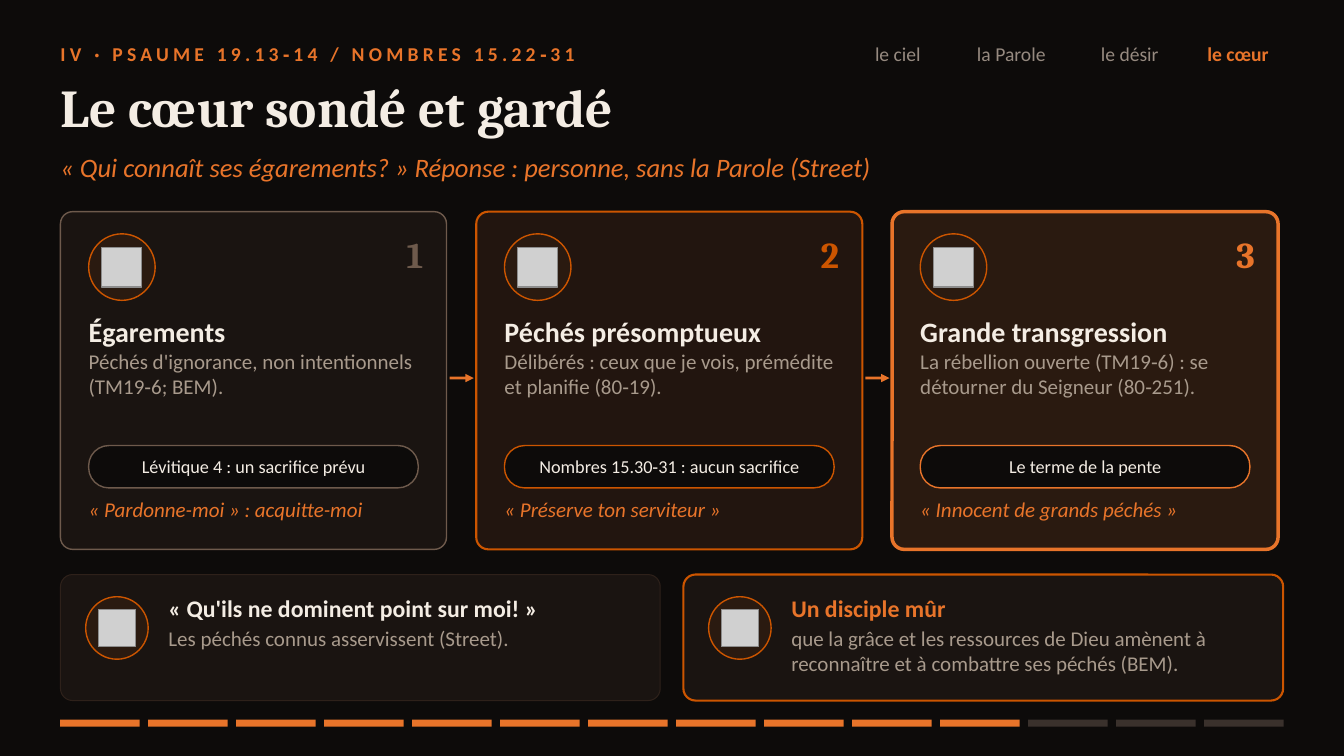
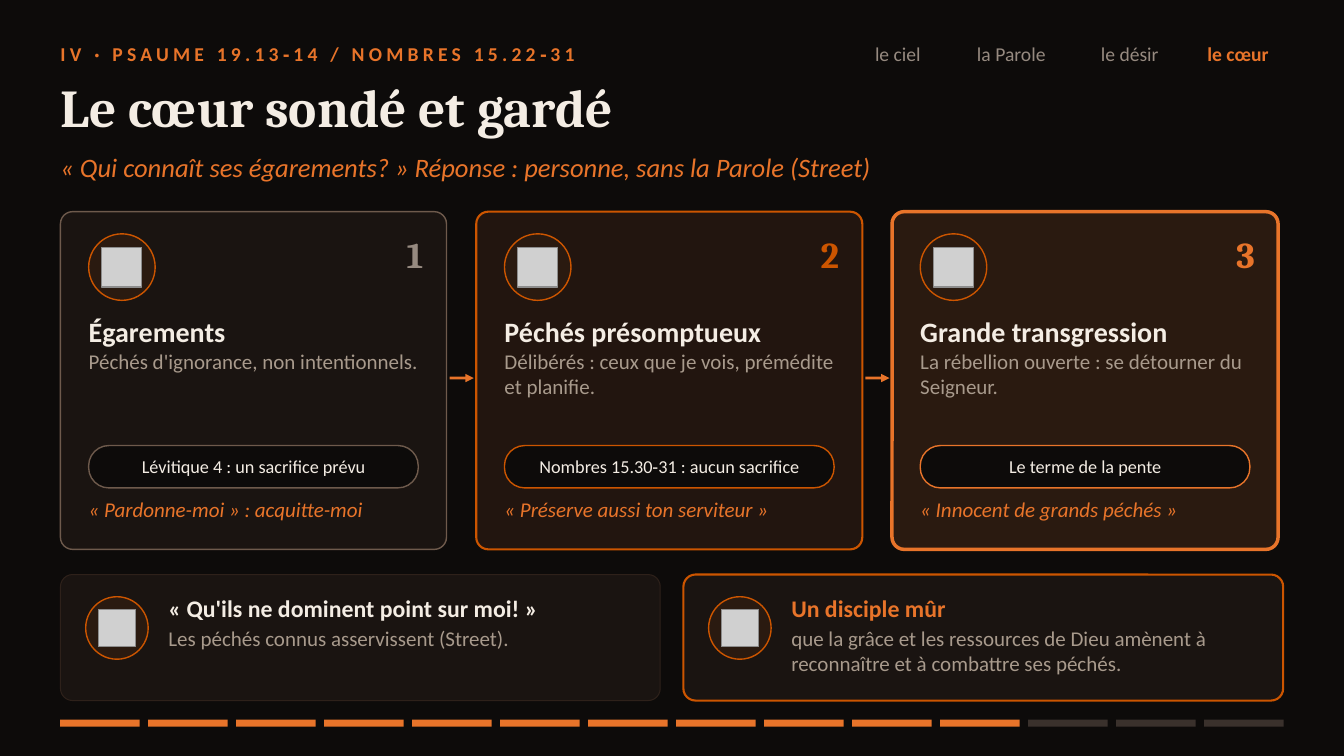
Before and after one commit to agbruneau/Prospection, a slide deck: slide 11 of Presentation-Psaume-19.pptx. Drawn at 1344x756 pixels with LibreOffice and Linux fonts; fonts in the diff are those of the drawing; grey boxes stand for pictures. Boxes give left, top, right and bottom in pixels: in the first picture for what was removed or moved away, otherwise in the second. Text is boxed around its words. In the diff, an @@ line names an element or a change of style, - is before the commit and + after.

```diff
--- a/Presentation-Psaume-19.pptx
+++ b/Presentation-Psaume-19.pptx
@@ text "1" at bbox=[407, 244, 424, 268]: text colour #6E5A4C to #968A80 @@
@@ text at bbox=[89, 354, 417, 373]: text changed @@
-Péchés d'ignorance, non intentionnels (TM19‑6; BEM).
+Péchés d'ignorance, non intentionnels.
@@ text at bbox=[504, 354, 834, 398]: text changed @@
-Délibérés : ceux que je vois, prémédite et planifie (80‑19).
+Délibérés : ceux que je vois, prémédite et planifie.
@@ text at bbox=[920, 354, 1242, 398]: text changed @@
-La rébellion ouverte (TM19‑6) : se détourner du Seigneur (80‑251).
+La rébellion ouverte : se détourner du Seigneur.
@@ text at bbox=[520, 502, 752, 517]: text changed @@
-« Préserve ton serviteur »
+« Préserve aussi ton serviteur »
@@ text at bbox=[791, 631, 1206, 675]: text changed @@
-que la grâce et les ressources de Dieu amènent à reconnaître et à combattre ses péchés (BEM).
+que la grâce et les ressources de Dieu amènent à reconnaître et à combattre ses péchés.
```
Also in this commit, not shown: 11 other slides changed, 4 other files.
